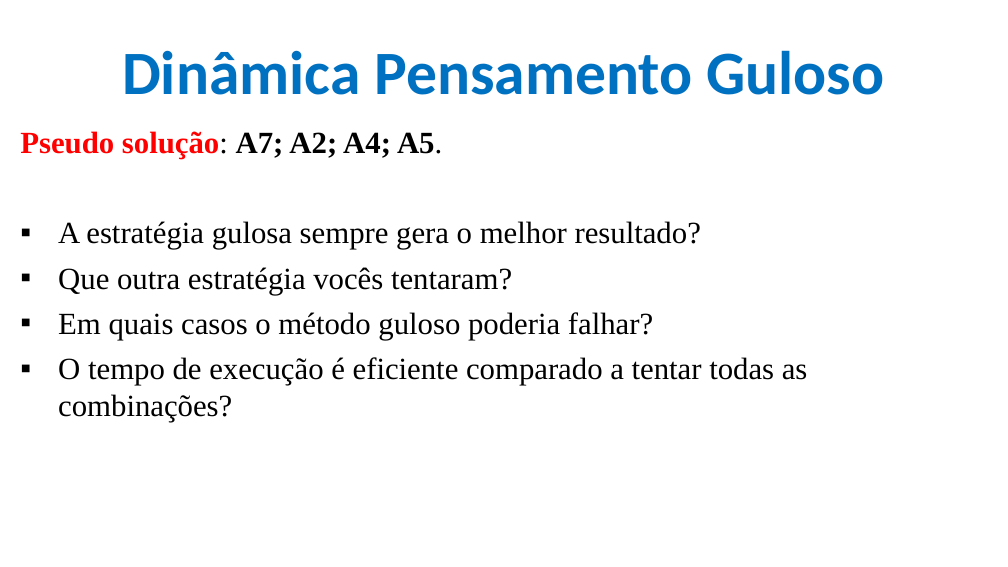
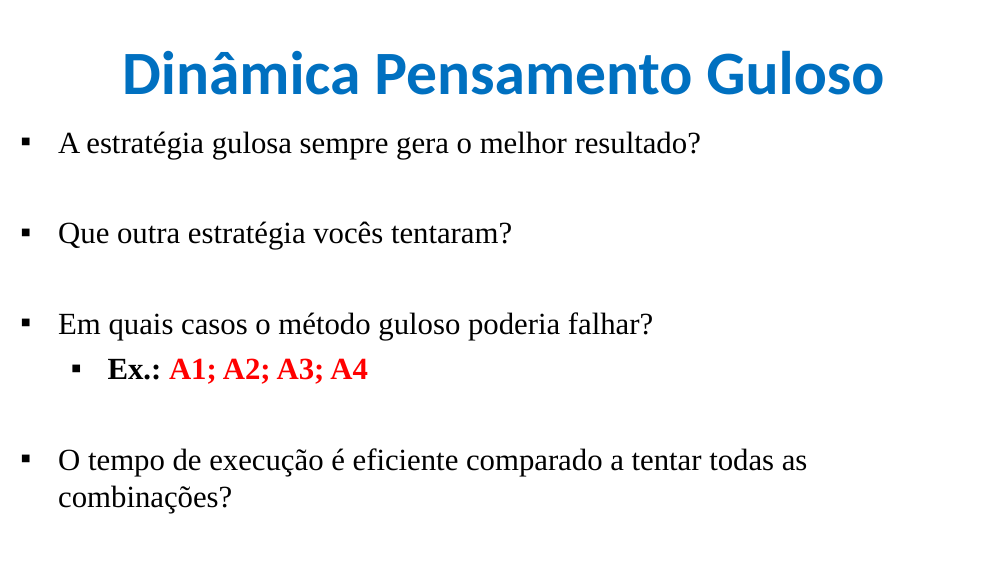
Before and after one commit to CloudEducationBrazil/WydenAlgoritmosEComplexidade, a slide deck: slide 13 of 01 Classes/Aula 10 - Algoritmos e Complexidade - Algoritmos Gulosos.pptx. Drawn at 1008x567 pixels with LibreOffice and Linux fonts; fonts in the diff are those of the drawing; background and template pictures are left out. Boxes give left, top, right and bottom in pixels: in the first picture for what was removed or moved away, otherwise in the second. Text is boxed around its words. In the diff, an @@ line names an element or a change of style, - is before the commit and + after.

Commit message:
Alg e Comp Exerc Alg Gulosos 22102025

```diff
--- a/01 Classes/Aula 10 - Algoritmos e Complexidade - Algoritmos Gulosos.pptx
+++ b/01 Classes/Aula 10 - Algoritmos e Complexidade - Algoritmos Gulosos.pptx
@@ text at bbox=[20, 131, 442, 159]: paragraph removed @@
-Pseudo solução: A7; A2; A4; A5.
@@ text at bbox=[108, 358, 368, 384]: paragraph added @@
+  ▪ Ex.: A1; A2; A3; A4
```
Also in this commit, not shown: 1 other file.
